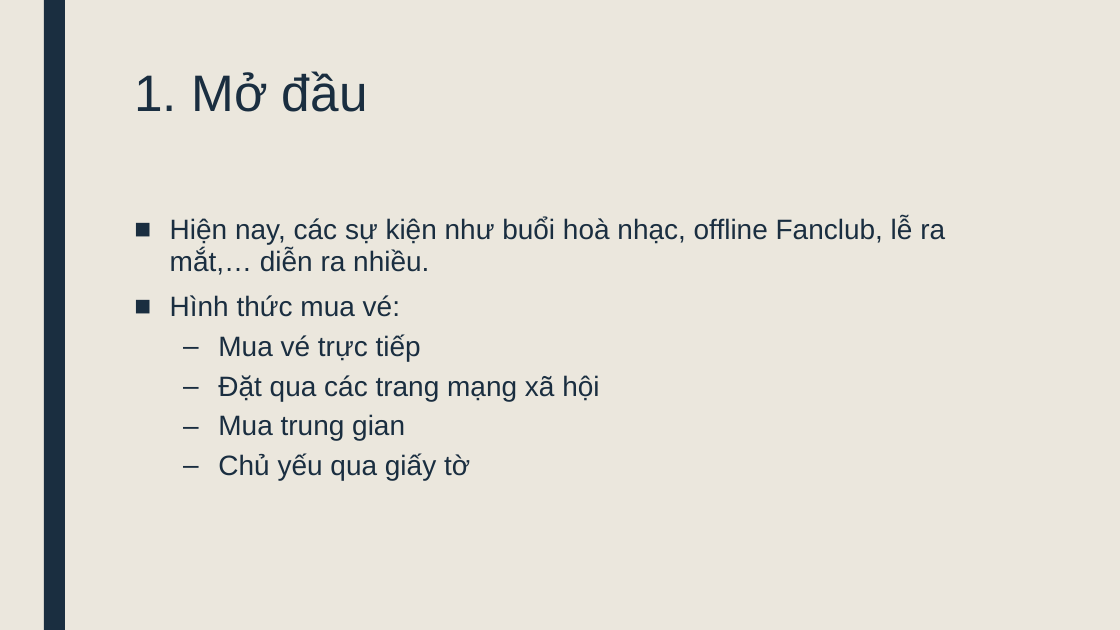
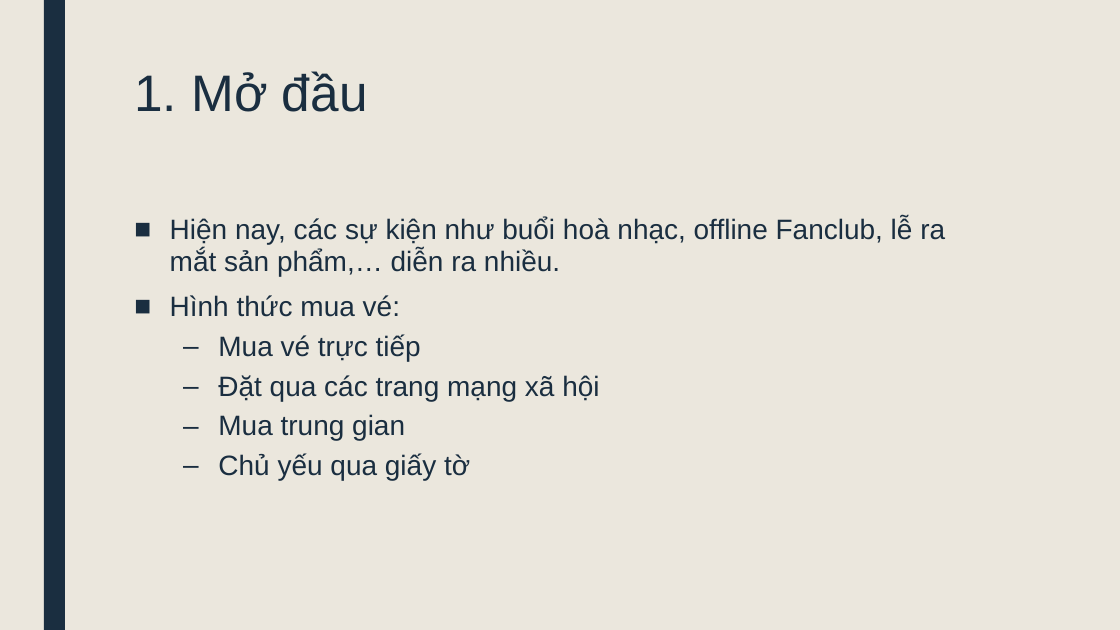
Before and after one commit to khuyen123/DoAnTotNghiep, a slide deck: slide 4 of Word/PhamKhuyen_Slide.pptx. Drawn at 1120x630 pixels with LibreOffice and Linux fonts; fonts in the diff are those of the drawing. Boxes give left, top, right and bottom in pixels: in the first picture for what was removed or moved away, otherwise in the second. Text is boxed around its words. In the diff, an @@ line names an element or a change of style, - is before the commit and + after.

```diff
--- a/Word/PhamKhuyen_Slide.pptx
+++ b/Word/PhamKhuyen_Slide.pptx
@@ text at (170,217,945,276): text changed @@
-■ Hiện nay, các sự kiện như buổi hoà nhạc, offline Fanclub, lễ ra mắt,… diễn ra nhiều.
+■ Hiện nay, các sự kiện như buổi hoà nhạc, offline Fanclub, lễ ra mắt sản phẩm,… diễn ra nhiều.
```
Also in this commit, not shown: 1 other file.
